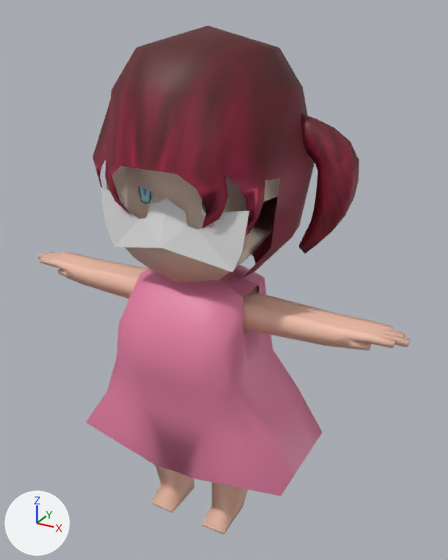
One commit to the FBX model Assets/角色模型測試/基本Q版女角模型第二版改編版綁骨架測試.fbx: the scene before it, then after it.
Rendered twice from a 50 mm camera at (4.15, -6.93, 7.36) aimed at (0.16, 0.33, 3.73). Lighting does not change. The marker at lower left points along +X, +Y and +Z. Where no turn or scale is listed for an object, it has been applied to the vertices. Vertices at the same position are counted once.

Script lines for the objects in view, before the commit:
```python
mat_材質_018 = bpy.data.materials.new('材質.018')
mat_材質_018.use_nodes = True; mat_材質_018.node_tree.nodes.clear()
_N = mat_材質_018.node_tree.nodes; _L = mat_材質_018.node_tree.links
n0 = _N.new('ShaderNodeBsdfPrincipled'); n0.name = 'Principled BSDF'
n1 = _N.new('ShaderNodeOutputMaterial'); n1.name = 'Material Output'
n2 = _N.new('ShaderNodeTexImage'); n2.name = 'Image Texture'
n2.image = img_q版自製角色貼圖2_jpg
n3 = _N.new('ShaderNodeTexImage'); n3.name = 'Image Texture.001'
n3.image = img_q版自製角色貼圖2_jpg
_L.new(n2.outputs[0], n0.inputs[0])  # 'Color' to 'Base Color'
_L.new(n3.outputs[0], n0.inputs[4])  # 'Color' to 'Alpha'
_L.new(n0.outputs[0], n1.inputs[0])  # 'BSDF' to 'Surface'
me_立方體_001 = bpy.data.meshes.new('立方體.001')
me_立方體_001.from_pydata(...)  # 638 vertices, 646 faces; spans x -2.95..2.95, y -1.81..-0.34, z -3.71..0.65
me_立方體_001.materials.append(mat_材質_006)  # picture img_q版自製角色貼圖2_jpg
me_網格_013 = bpy.data.meshes.new('網格.013')
me_網格_013.from_pydata(...)  # 115 vertices, 120 faces; spans x -1.17..1.17, y -0.68..1.49, z -1.02..1.52
# faces by material slot: [118, 2]
me_網格_013.materials.append(mat_材質_018)
me_網格_013.materials.append(mat_材質_019)  # picture img_q版自製角色貼圖2_jpg
me_網格_016 = bpy.data.meshes.new('網格.016')
me_網格_016.from_pydata(...)  # 90 vertices, 88 faces; spans x -0.5..0.39, y -0.27..0.35, z -0.97..0.89
me_網格_016.materials.append(mat_材質_026)  # picture img_頭髮處理_jpg
ob_自製人頭 = bpy.data.objects.new('自製人頭', me_網格_013)
ob_自製人頭.location = (0.02, -0.22, 5.11)
ob_身體 = bpy.data.objects.new('身體', me_立方體_001)
ob_身體.location = (0.0, 0.93, 3.6)
ob_馬尾_003 = bpy.data.objects.new('馬尾.003', me_網格_016)
ob_馬尾_003.location = (1.54, 0.45, 5.3)
# also in view: '製做頭髮' at (0.02, 0.14, 5.6); '裙子' at (0.0, -0.06, 2.49); '臉紅設計.001' at (0.02, -0.91, 4.83)
```
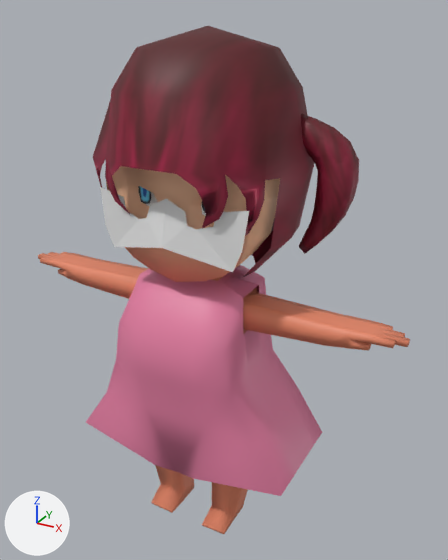
Boxes (x1, y1, x2, y2) around the edits, measured in the pictures (448 x 560 px; the box of a moved part takes in the faces that stretch with it):
'身體', surface changed (beige to orange): (38, 252, 410, 534) in both
'自製人頭', surface changed: (106, 166, 280, 282) in both
part 1 of me_網格_013, moved or reshaped: (106, 166, 278, 282) in both

The change, as a list of edits to the scene's bpy script:
```text
Change img_q版自製角色貼圖2_jpg:
    img_q版自製角色貼圖2_jpg: load_image('Q版自製角色貼圖2.jpg', 'Q版自製角色貼圖2.jpg', 1024, 1024, 'Non-Color') -> load_image('Q版自製角色貼圖2.jpg', 'Q版自製角色貼圖2.jpg', 1024, 1024, 'sRGB')
Change mat_材質_018:
    where n0 = _N.new('ShaderNodeBsdfPrincipled'); n0.name = 'Principled BSDF'
    add n0.inputs[2].default_value = 0.553  # 'Roughness'
    remove n3 = _N.new('ShaderNodeTexImage'); n3.name = 'Image Texture.001'
    remove n3.image = img_q版自製角色貼圖2_jpg
    remove _L.new(n3.outputs[0], n0.inputs[4])  # 'Color' to 'Alpha'
Change me_網格_013:
    where me_網格_013.from_pydata(...)  # 115 vertices, 120 faces; spans x -1.17..1.17, y -0.68..1.49, z -1.02..1.52
    used by ob_自製人頭; location = (0.02, -0.22, 5.11)
    me_網格_013 part 1
    74 faces are deleted
    72 new faces join them, mat_材質_018 (picture img_q版自製角色貼圖2_jpg)
    2 new faces join them, mat_材質_019 (picture img_q版自製角色貼圖2_jpg)
```
